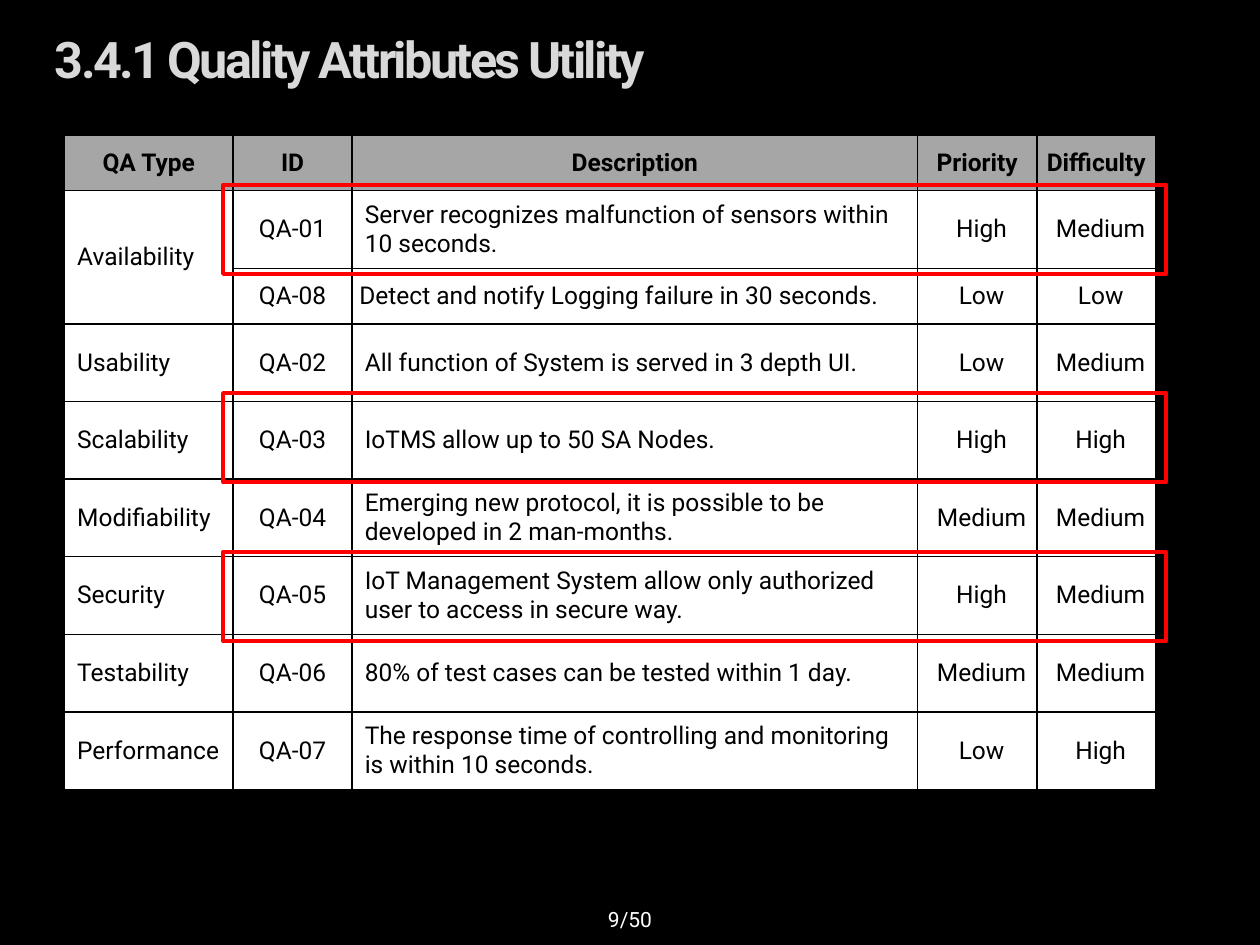
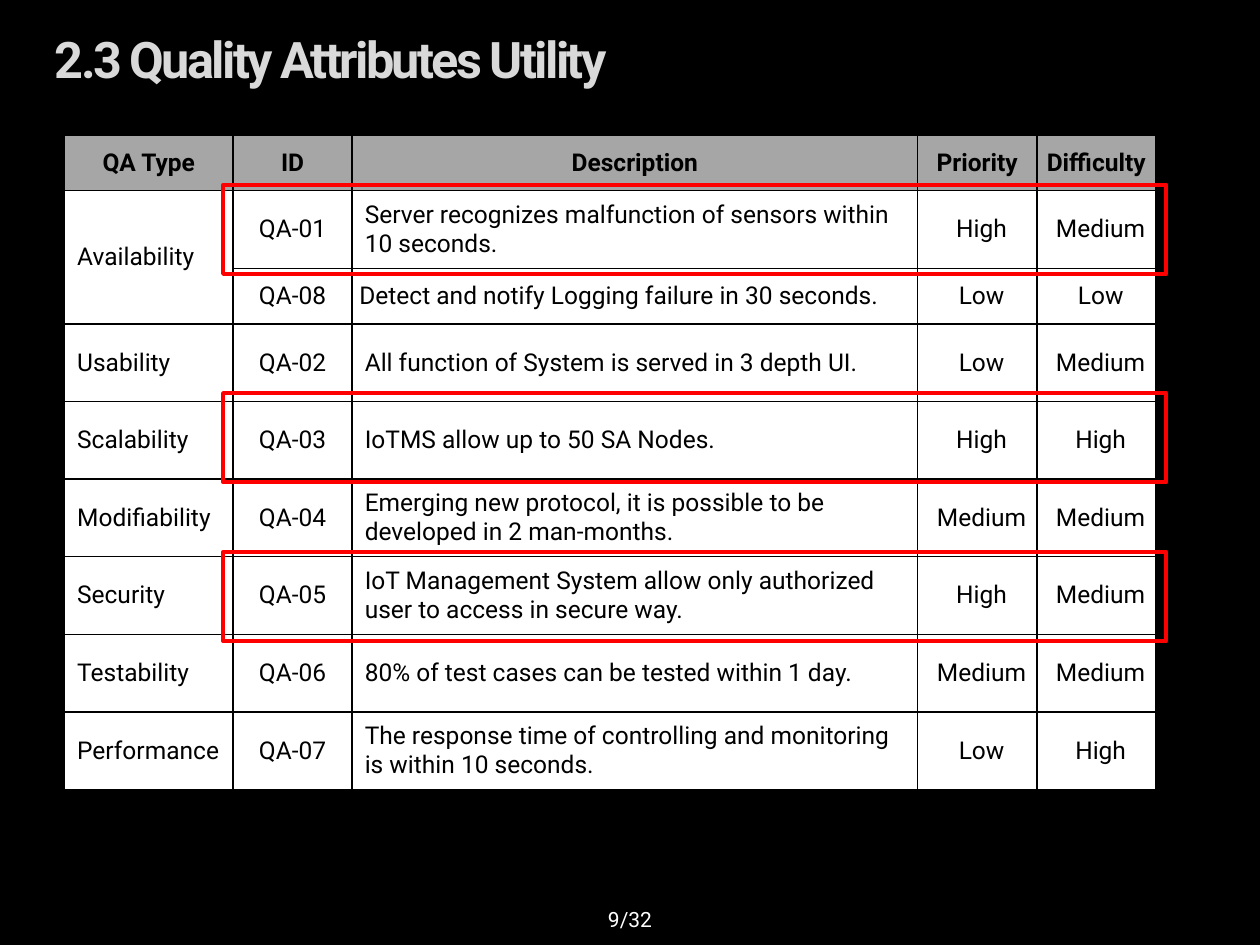
Before and after one commit to youkkwon/smarthome, a slide deck: slide 9 of doc/Docs/IoT System Final Presentation_0624.pptx. Drawn at 1260x945 pixels with LibreOffice and Linux fonts; fonts in the diff are those of the drawing; background and template pictures are left out. Boxes give left, top, right and bottom in pixels: in the first picture for what was removed or moved away, otherwise in the second. Text is boxed around its words. In the diff, an @@ line names an element or a change of style, - is before the commit and + after.

```diff
--- a/doc/Docs/IoT System Final Presentation_0624.pptx
+++ b/doc/Docs/IoT System Final Presentation_0624.pptx
@@ title at (55, 40, 607, 89): text changed @@
-3.4.1 Quality Attributes Utility
+2.3 Quality Attributes Utility
@@ page number at (608, 912, 652, 929): text changed @@
-9/50
+9/32
```
Also in this commit, not shown: 17 other slides changed, 9 slides added.
